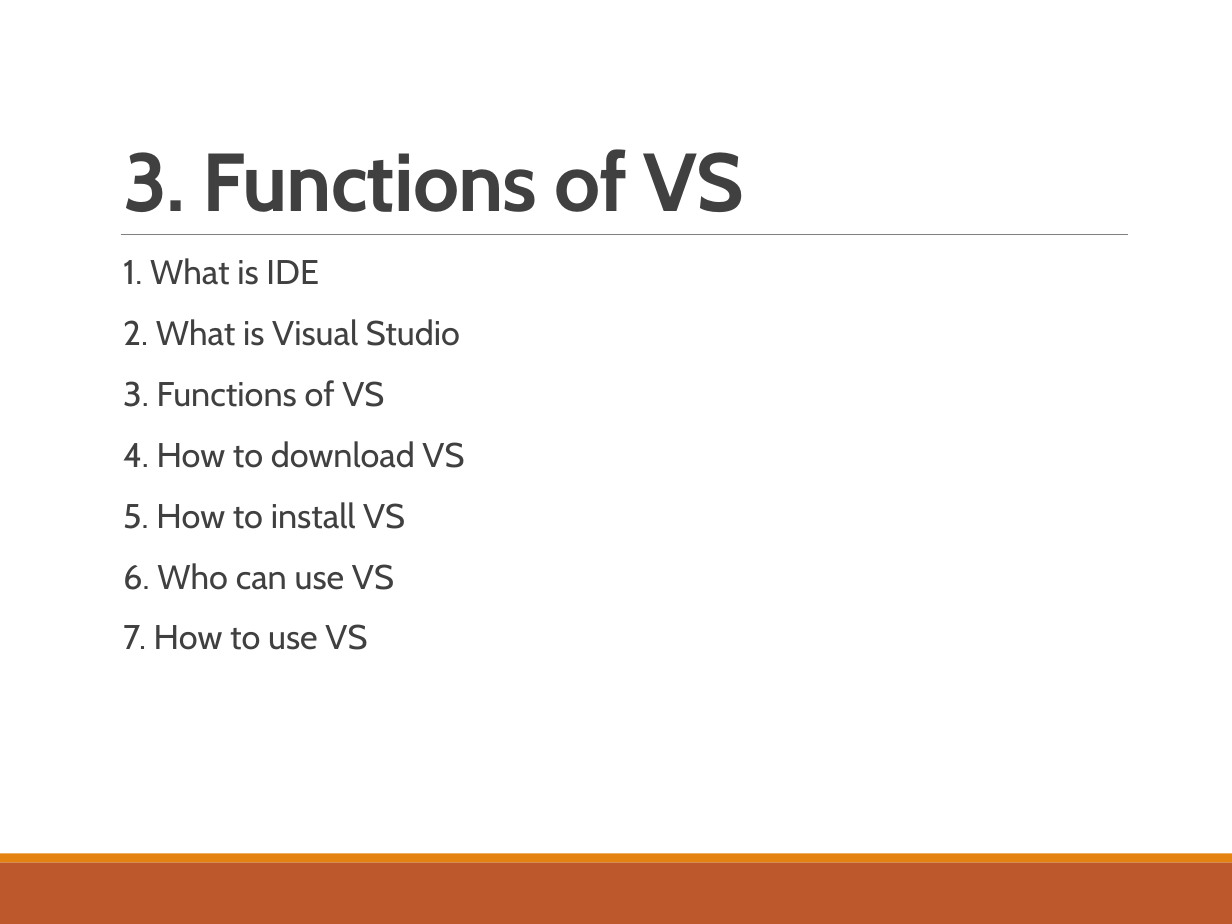
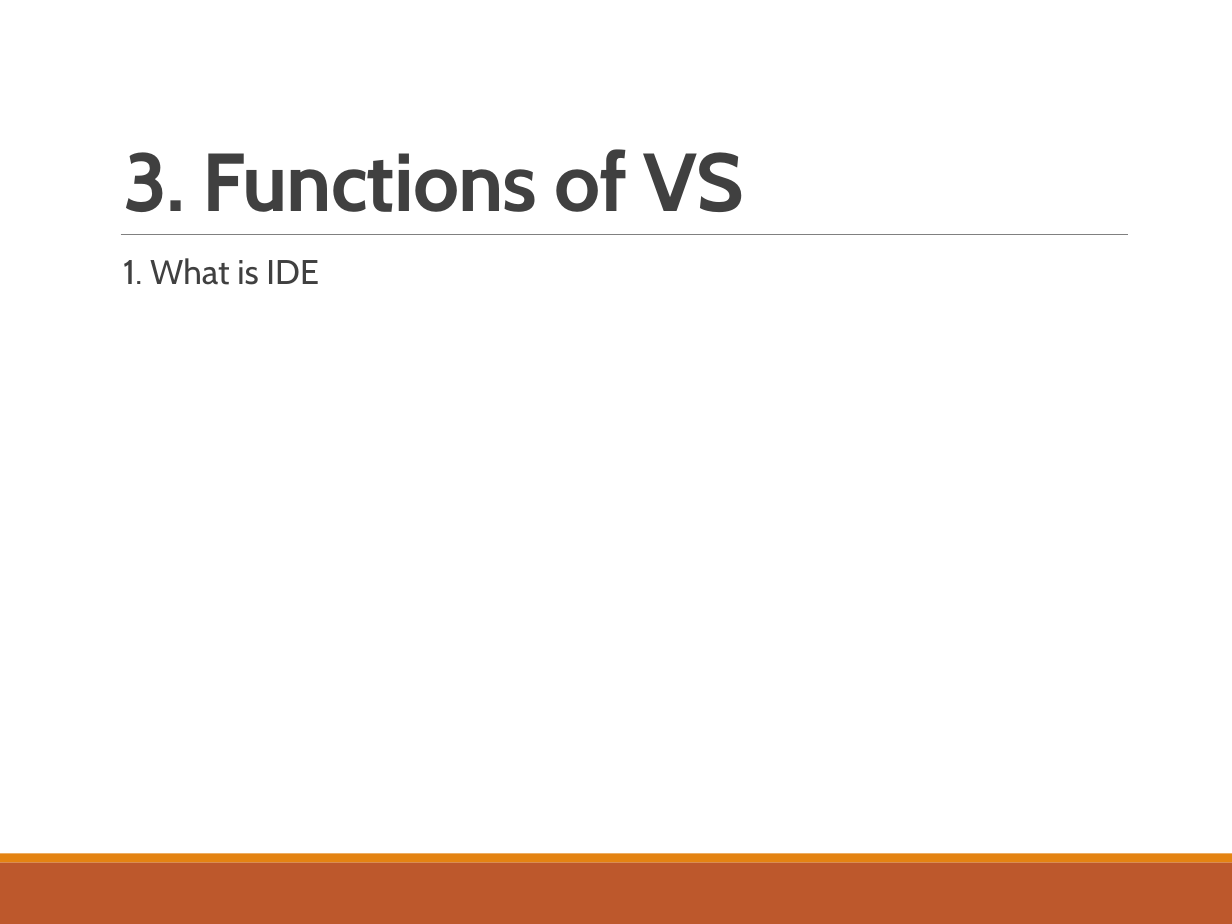
Before and after one commit to whcitizen/citizen-_task, a slide deck: slide 5 of 02_working/07_IDE/02_スライド/IDE&VS_20180508.pptx. Drawn at 1232x924 pixels with LibreOffice and Linux fonts; fonts in the diff are those of the drawing. Boxes give left, top, right and bottom in pixels: in the first picture for what was removed or moved away, otherwise in the second. Text is boxed around its words. In the diff, an @@ line names an element or a change of style, - is before the commit and + after.

```diff
--- a/02_working/07_IDE/02_スライド/IDE&VS_20180508.pptx
+++ b/02_working/07_IDE/02_スライド/IDE&VS_20180508.pptx
@@ text at [123,319,464,650]: paragraphs removed @@
-  2. What is Visual Studio
-  3. Functions of VS
-  4. How to download VS
-  5. How to install VS
-  6. Who can use VS
-  7. How to use VS
```
Also in this commit, not shown: 5 other slides changed, 3 slides added, 1 slide removed, 14 other files.
